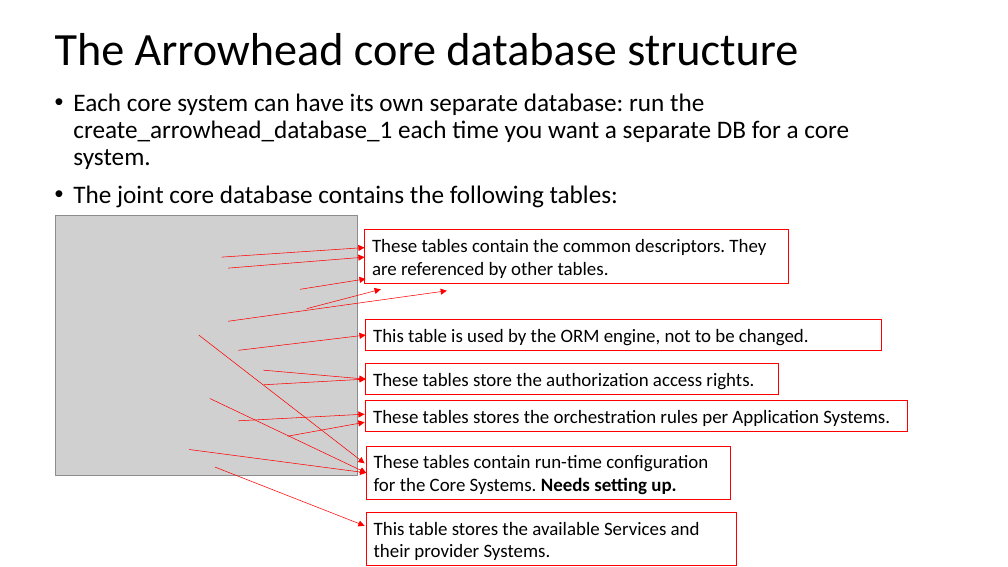
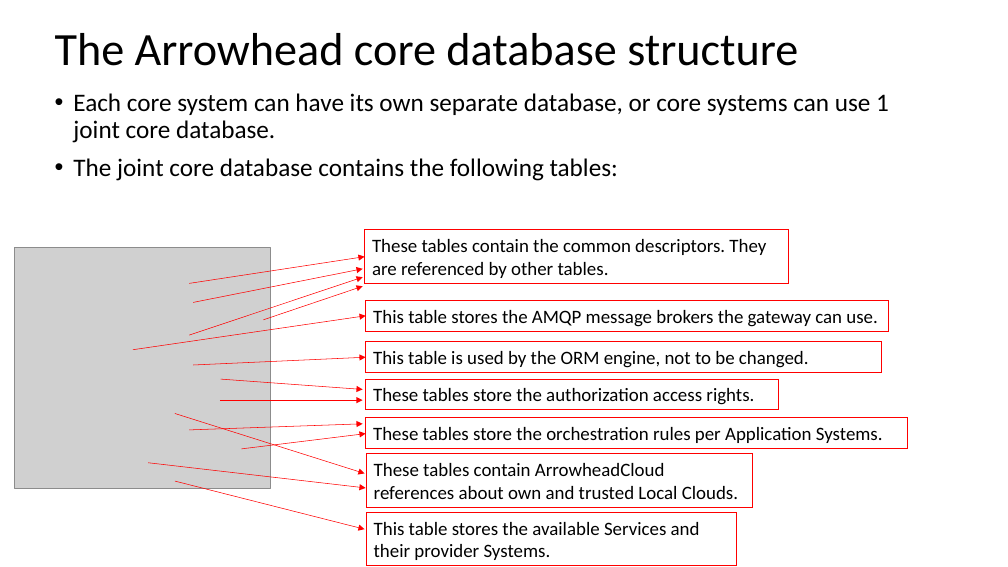
Before and after one commit to hegeduscs/arrowhead, a slide deck: slide 9 of documentation/Quick-Start-Guide-M2.pptx. Drawn at 1008x567 pixels with LibreOffice and Linux fonts; fonts in the diff are those of the drawing; grey boxes stand for pictures. Boxes give left, top, right and bottom in pixels: in the first picture for what was removed or moved away, otherwise in the second. Text is boxed around its words. In the diff, an @@ line names an element or a change of style, - is before the commit and + after.

```diff
--- a/documentation/Quick-Start-Guide-M2.pptx
+++ b/documentation/Quick-Start-Guide-M2.pptx
@@ text at bbox=[73, 93, 889, 143]: text changed @@
-• Each core system can have its own separate database: run the create_arrowhead_database_1 each time you want a separate DB for a core system.
+• Each core system can have its own separate database, or core systems can use 1 joint core database.
@@ picture: place and size @@
-picture at bbox=[55, 216, 357, 476]
+picture at bbox=[14, 248, 270, 488]
@@ arrow moved from (228, 268) - (364, 257) to (189, 284) - (364, 257) @@
@@ arrow moved from (222, 257) - (364, 248) to (194, 302) - (363, 269) @@
@@ arrow moved from (228, 321) - (447, 291) to (189, 335) - (363, 278) @@
@@ arrow moved from (307, 309) - (381, 290) to (263, 320) - (363, 287) @@
@@ arrow removed from (300, 290) to (366, 279) @@
@@ arrow moved from (263, 371) - (366, 379) to (133, 350) - (366, 316) @@
@@ rectangle added at bbox=[366, 301, 889, 331], outline #FF0000 0.75 pt, 18 pt, text #000000 @@
+This table stores the AMQP message brokers the gateway can use.
@@ arrow moved from (238, 350) - (366, 335) to (194, 365) - (366, 358) @@
@@ rectangle "This table is used by ...": place and size @@
-rectangle "This table is used by ..." at bbox=[366, 320, 882, 350]
+rectangle "This table is used by ..." at bbox=[366, 342, 882, 372]
@@ arrow moved from (264, 385) - (366, 379) to (221, 379) - (363, 389) @@
@@ rectangle "These tables store the authorization ...": place and size @@
-rectangle "These tables store the authorization ..." at bbox=[366, 364, 780, 394]
+rectangle "These tables store the authorization ..." at bbox=[366, 379, 780, 409]
@@ arrow moved from (210, 399) - (366, 473) to (175, 414) - (364, 473) @@
@@ arrow moved from (199, 335) - (364, 464) to (220, 400) - (363, 400) @@
@@ rectangle "These tables store the orchestration ...": place and size @@
-rectangle "These tables store the orchestration ..." at bbox=[366, 401, 908, 431]
+rectangle "These tables store the orchestration ..." at bbox=[366, 417, 908, 448]
@@ arrow moved from (287, 436) - (364, 423) to (189, 430) - (363, 424) @@
@@ arrow moved from (238, 421) - (364, 414) to (241, 449) - (366, 434) @@
@@ text in rectangle at bbox=[373, 427, 883, 443]: text changed @@
-These tables stores the orchestration rules per Application Systems.
+These tables store the orchestration rules per Application Systems.
@@ arrow moved from (189, 450) - (366, 473) to (148, 463) - (366, 488) @@
@@ rectangle "These tables contain ArrowheadCloud references ...": place and size @@
-rectangle "These tables contain ArrowheadCloud references ..." at bbox=[366, 446, 730, 500]
+rectangle "These tables contain ArrowheadCloud references ..." at bbox=[366, 454, 753, 507]
@@ text in rectangle at bbox=[374, 463, 738, 499]: text changed @@
-These tables contain run-time configuration for the Core Systems. Needs setting up.
+These tables contain ArrowheadCloud references about own and trusted Local Clouds.
@@ arrow moved from (215, 467) - (364, 526) to (175, 481) - (364, 529) @@
```
Also in this commit, not shown: 1 other file.
